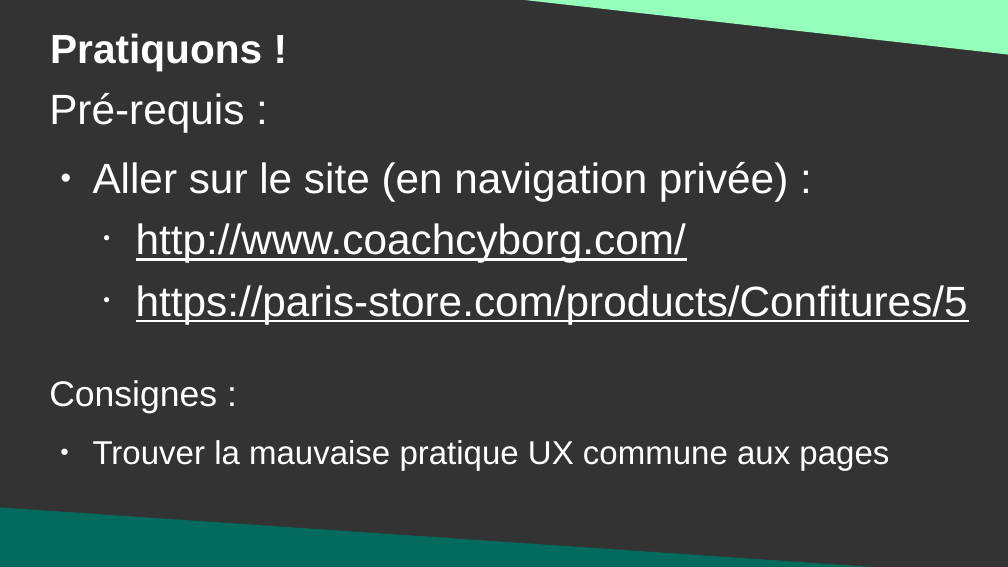
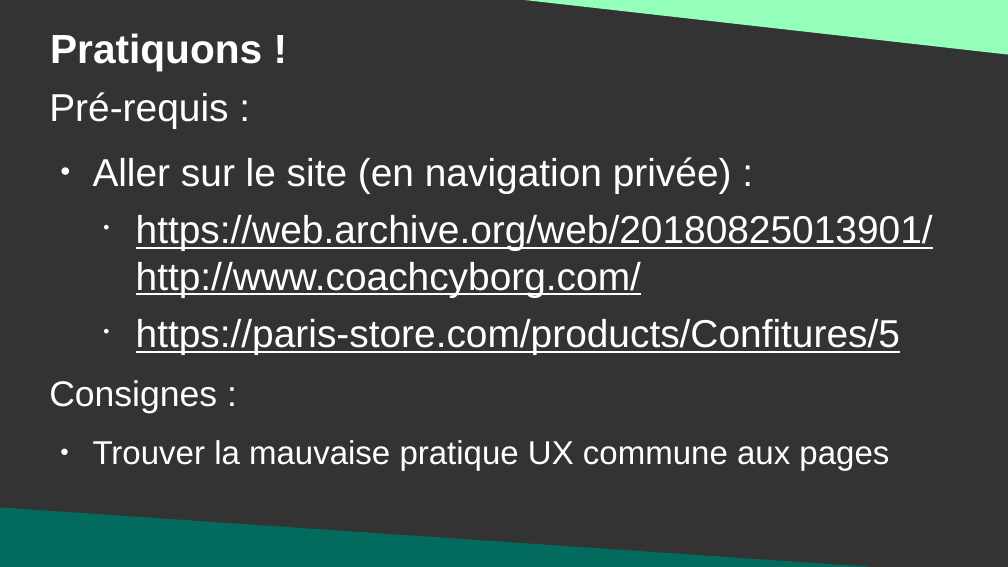
Before and after one commit to DanYellow/cours, a slide deck: slide 20 of ergonomie-et-accessibilite-s2/numero-1/presentation.odp. Drawn at 1008x567 pixels with LibreOffice and Linux fonts; fonts in the diff are those of the drawing. Boxes give left, top, right and bottom in pixels: in the first picture for what was removed or moved away, otherwise in the second. Text is boxed around its words. In the diff, an @@ line names an element or a change of style, - is before the commit and + after.

```diff
--- a/ergonomie-et-accessibilite-s2/numero-1/presentation.odp
+++ b/ergonomie-et-accessibilite-s2/numero-1/presentation.odp
@@ text at <box>49,92,900,354</box>: size 33.3 to 30.6 pt in "Pré-requis :", "Aller sur le site (en navigation privée) ...", "https://paris-store.com/products/Confitures/5" @@
@@ text at <box>136,215,933,297</box>: text changed; size 33.3 to 30.6 pt @@
-  • http://www.coachcyborg.com/
+  • https://web.archive.org/web/20180825013901/http://www.coachcyborg.com/
```
Also in this commit, not shown: 14 other slides changed, 4 slides added, 2 other files.
